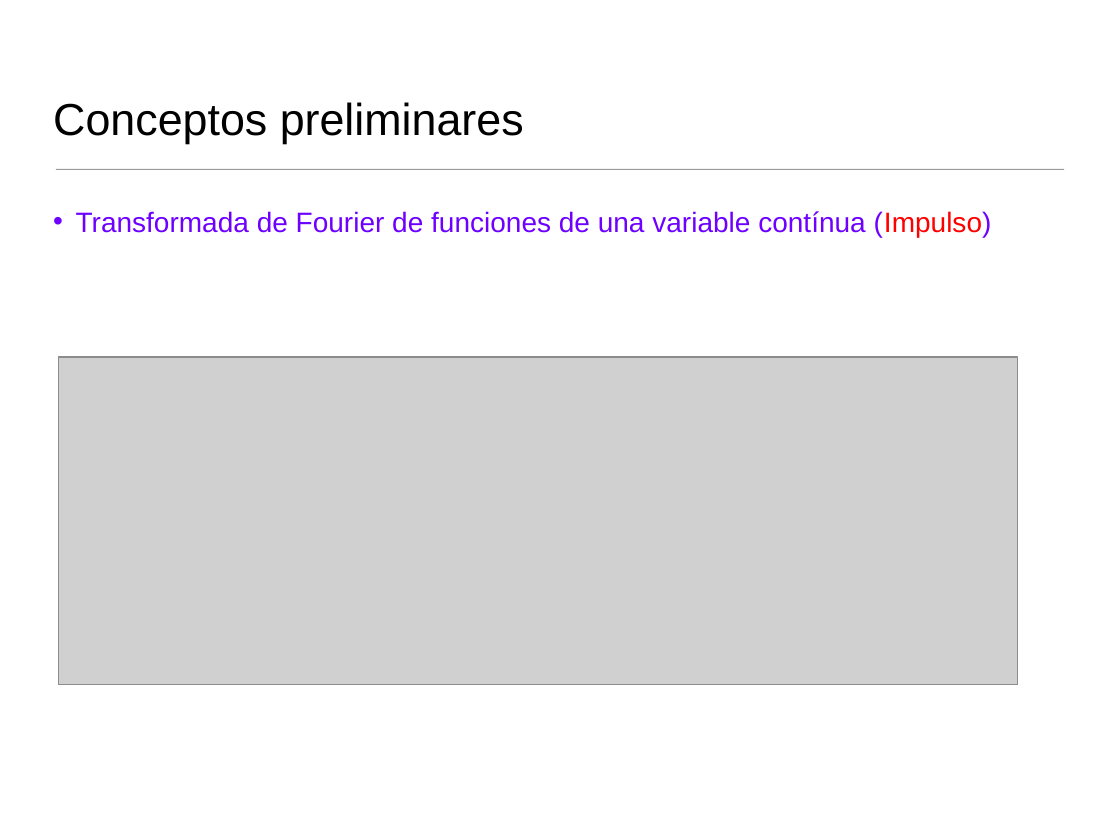
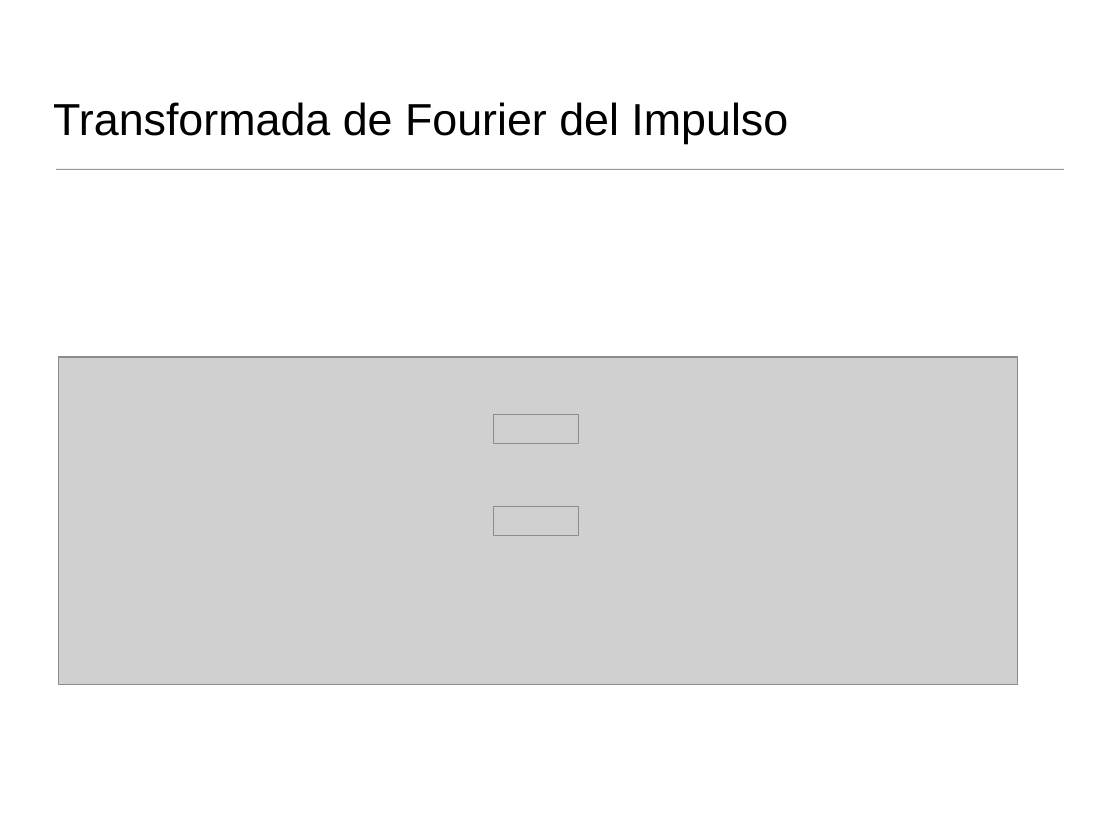
Before and after one commit to domingomery/imagenes, a slide deck: slide 8 of clases/Cap04_Sistemas_Lineales/presentations/IMG04_Fourier1D_Teoria.pptx (slide 18 before the commit). Drawn at 1120x840 pixels with LibreOffice and Linux fonts; fonts in the diff are those of the drawing; grey boxes stand for pictures. Boxes give left, top, right and bottom in pixels: in the first picture for what was removed or moved away, otherwise in the second. Text is boxed around its words. In the diff, an @@ line names an element or a change of style, - is before the commit and + after.

```diff
--- a/clases/Cap04_Sistemas_Lineales/presentations/IMG04_Fourier1D_Teoria.pptx
+++ b/clases/Cap04_Sistemas_Lineales/presentations/IMG04_Fourier1D_Teoria.pptx
@@ title at bbox=[53, 102, 788, 144]: text changed @@
-Conceptos preliminares
+Transformada de Fourier del Impulso
@@ text removed at bbox=[76, 211, 992, 237] @@
-• Transformada de Fourier de funciones de una variable contínua (Impulso)
@@ picture added at bbox=[494, 414, 580, 444] @@
@@ picture added at bbox=[494, 506, 580, 535] @@
```
Also in this commit, not shown: 23 other slides changed, 9 slides added, 20 slides removed, 14 other files.
